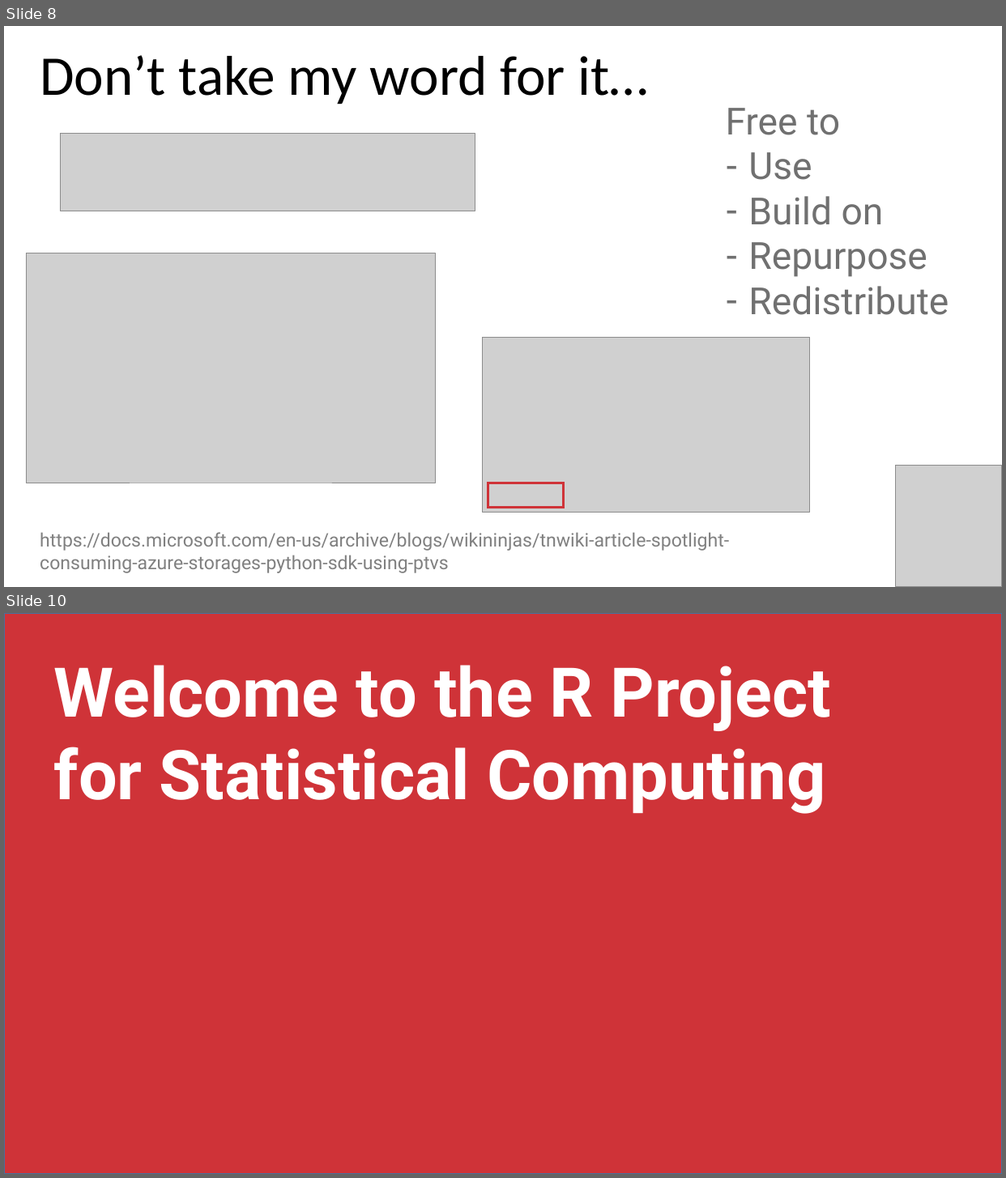
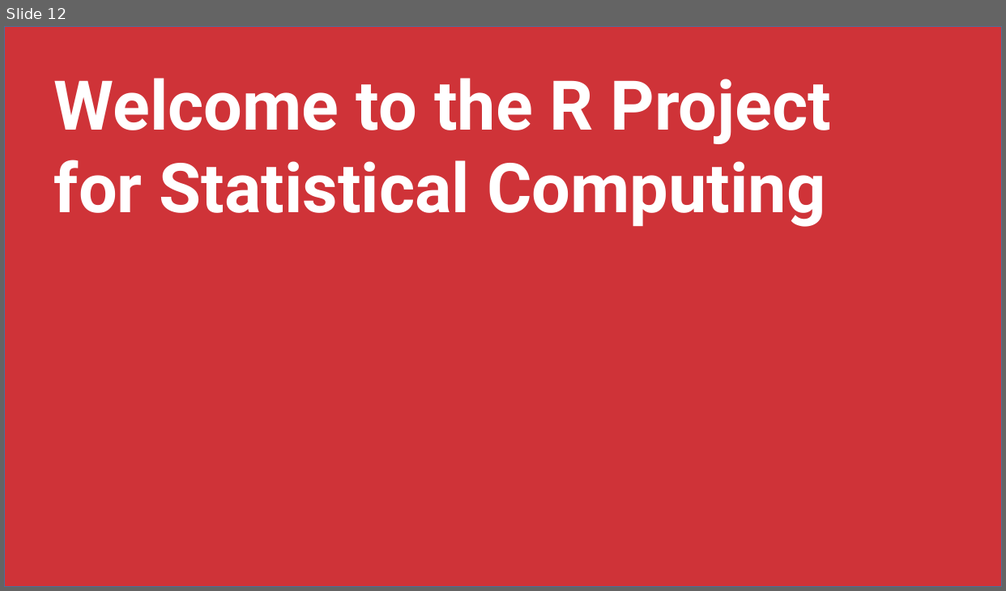
Before and after one commit to stringfestdata/rmb-aina-meetup, a slide deck: rmb-aina-meetup.pptx. Shown one above the other, each under a label of ours: slides 8 and 10 before the commit, slide 12 after it; the slides between them are not shown. The pictures are 1006x1178 and 1006x591 pixels, drawn with LibreOffice and Linux fonts; fonts in the diff are those of the drawing; grey boxes stand for pictures. Boxes give left, top, right and bottom in pixels: in the first picture for what was removed or moved away, otherwise in the second. Text is boxed around its words. In the diff, an @@ line names an element or a change of style, - is before the commit and + after.

```diff
--- a/rmb-aina-meetup.pptx
+++ b/rmb-aina-meetup.pptx
@@ slide 8 removed at [4,26,1002,587], background #FFFFFF @@
@@ text removed at [40,55,649,105] @@
-Don’t take my word for it…
@@ text removed at [726,108,948,315] @@
-Free to
-– Use
-– Build on
-– Repurpose
-– Redistribute
@@ picture removed at [60,133,475,211] @@
@@ picture removed at [27,254,435,484] @@
@@ picture removed at [483,337,809,513] @@
@@ rectangle removed at [488,483,563,507] @@
@@ picture removed at [896,466,1002,587] @@
@@ text removed at [40,532,729,574] @@
-https://docs.microsoft.com/en-us/archive/blogs/wikininjas/tnwiki-article-spotlight-consuming-azure-storages-python-sdk-using-ptvs
@@ what was slide 10 is now slide 12 @@
```
Also in this commit, not shown: 4 slides changed, 7 slides added, 18 other slides removed, 9 other files.
